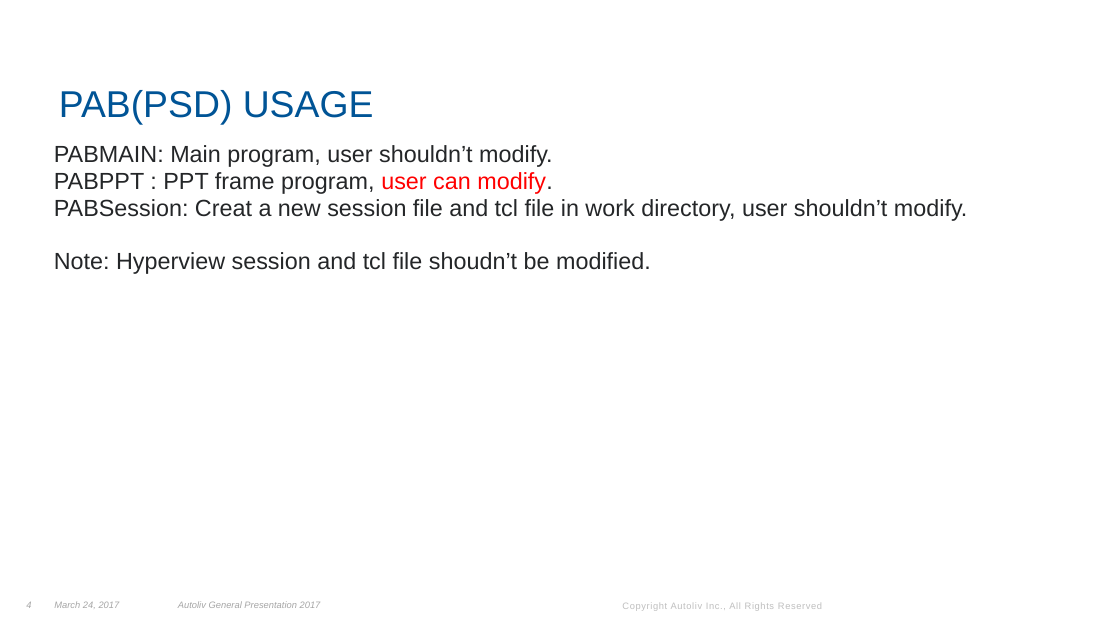
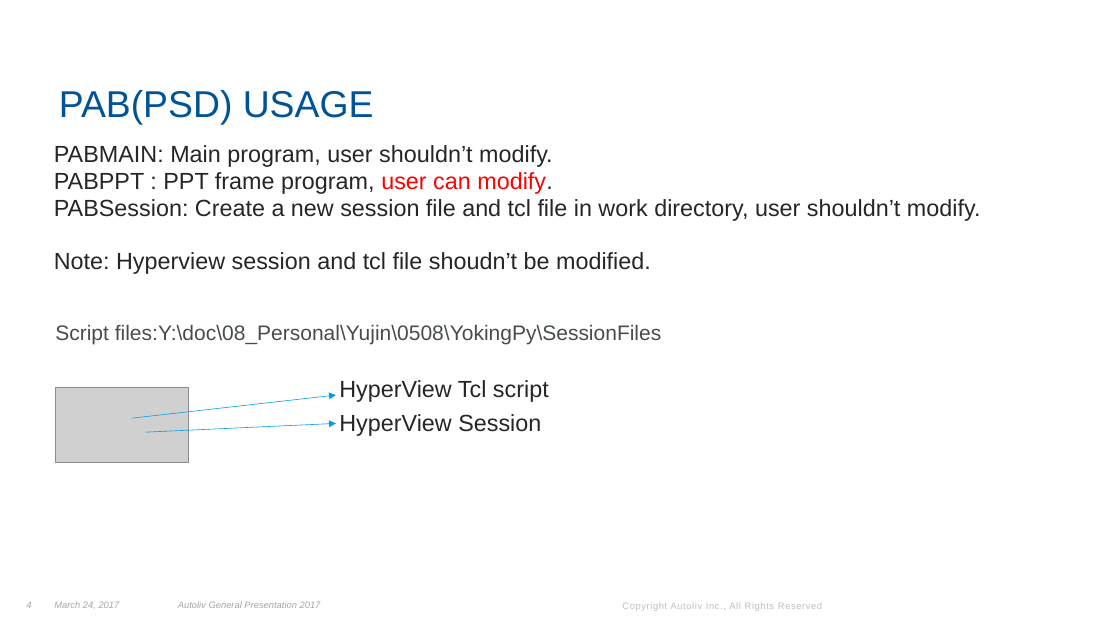
Before and after one commit to chaos1984/Python-CAR-POST, a slide deck: slide 4 of Python/Howtouse/Readme.pptx. Drawn at 1120x630 pixels with LibreOffice and Linux fonts; fonts in the diff are those of the drawing; grey boxes stand for pictures; background and template pictures are left out. Boxes give left, top, right and bottom in pixels: in the first picture for what was removed or moved away, otherwise in the second. Text is boxed around its words. In the diff, an @@ line names an element or a change of style, - is before the commit and + after.

```diff
--- a/Python/Howtouse/Readme.pptx
+++ b/Python/Howtouse/Readme.pptx
@@ text at (54,199,981,221): text changed @@
-PABSession: Creat a new session file and tcl file in work directory, user shouldn’t modify.
+PABSession: Create a new session file and tcl file in work directory, user shouldn’t modify.
@@ text added at (55,324,662,345), 18 pt, text #474C4F @@
+Script files:Y:\doc\08_Personal\Yujin\0508\YokingPy\SessionFiles
@@ picture added at (55,387,188,463) @@
@@ text added at (339,380,549,402), 20 pt, text #242627 @@
+HyperView Tcl script
@@ arrow added from (132, 418) to (336, 395), #009FE3 0.5 pt @@
@@ text added at (339,414,541,436), 20 pt, text #242627 @@
+HyperView Session
@@ arrow added from (146, 432) to (336, 423), #009FE3 0.5 pt @@
```
Also in this commit, not shown: 6 other slides changed, 1 slide added, 9 other files.
